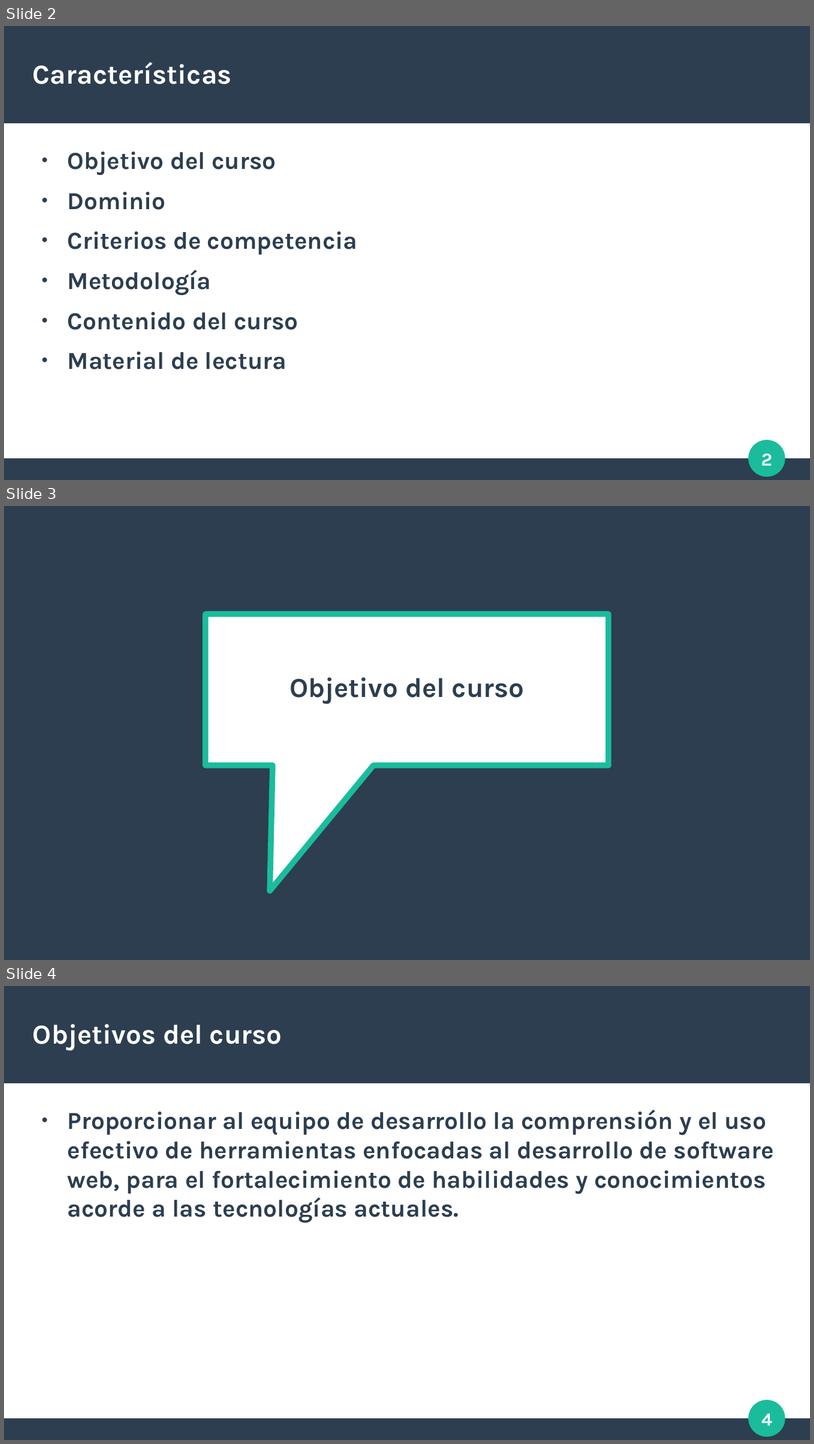
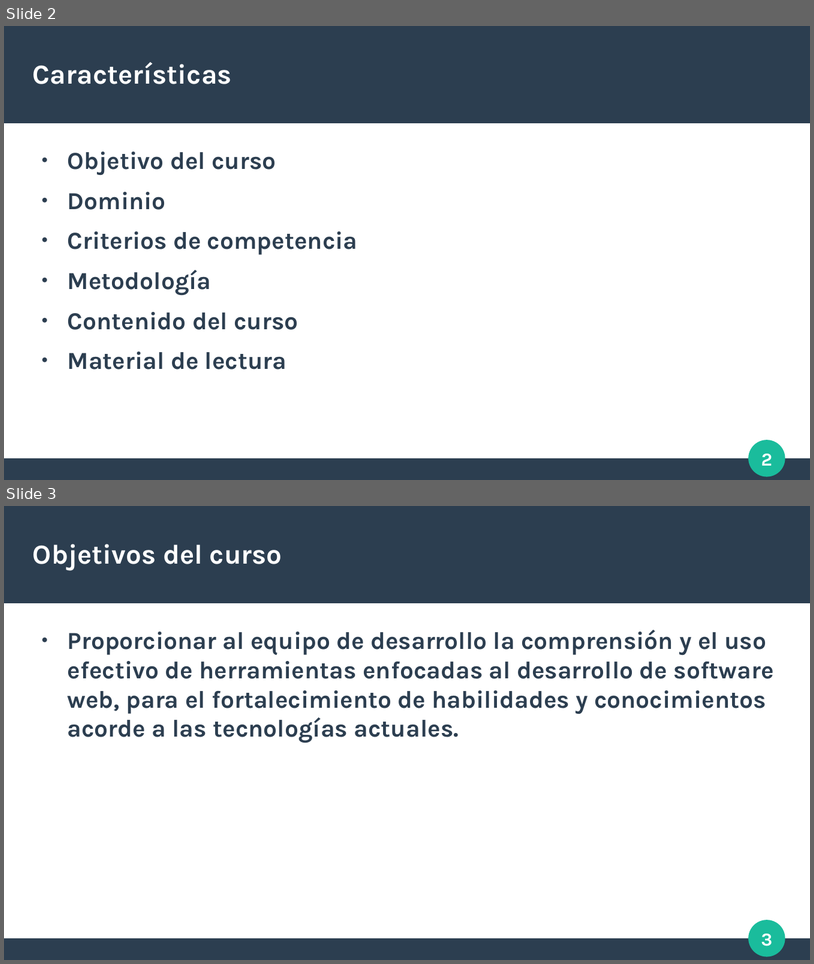
Before and after one commit to LuxyKolink/SyH-Cursos, a slide deck: Presentación curso.odp. Shown one above the other, each under a label of ours: slides 2, 3 and 4 before the commit, slides 2 and 3 after it. The pictures are 814x1444 and 814x964 pixels, drawn with LibreOffice and Linux fonts; fonts in the diff are those of the drawing. Boxes give left, top, right and bottom in pixels: in the first picture for what was removed or moved away, otherwise in the second. Text is boxed around its words. In the diff, an @@ line names an element or a change of style, - is before the commit and + after.

```diff
--- a/Presentación curso.odp
+++ b/Presentación curso.odp
@@ slide 3 removed at box(4, 506, 810, 960), background #FFFFFF @@
@@ rectangle removed at box(4, 506, 810, 960) @@
@@ speech box removed at box(206, 615, 609, 766) @@
@@ title removed at box(290, 677, 525, 703) @@
-Objetivo del curso
@@ what was slide 4 is now slide 3 @@
@@ page number at box(761, 933, 773, 946): text changed @@
-4
+3
```
Also in this commit, not shown: 1 slide changed, 4 slides added, 15 other files.
